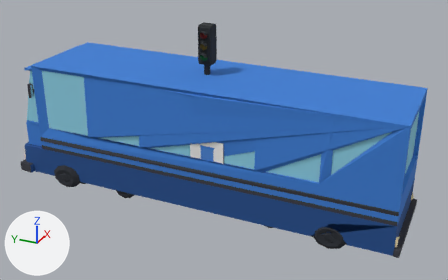
A saved change to the glTF model public/assets/quaternius/public-transport/transport.glb.
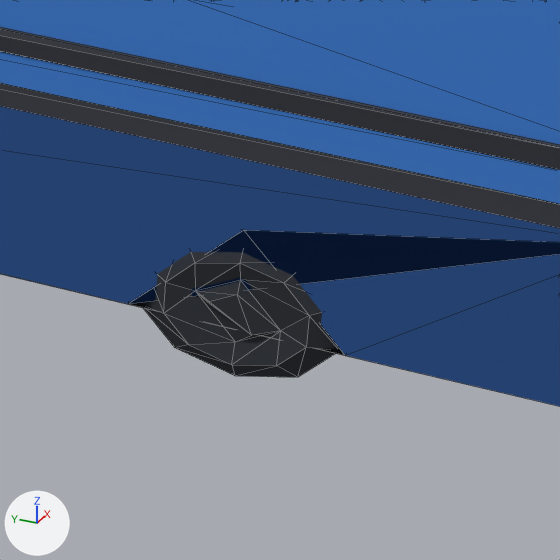
The first picture shows the older version from a 50 mm camera at (-13.17, -6.4, 8.26) aimed at (-0.07, -0.51, 1.71). The close-ups show the older and then the newer version on the part from 64% to 86% of the width and 66% to 100% of the height of that picture. Only the edits that show in the close-ups are written down. The axes (+X, +Y, +Z) are drawn at lower left. The lights are the same throughout. The close-ups show mesh edges as thin lines. Where no turn or scale is listed for an object, it has been applied to the vertices. Vertices at exactly the same position are counted once.

The first close-up shows 'Bus'.
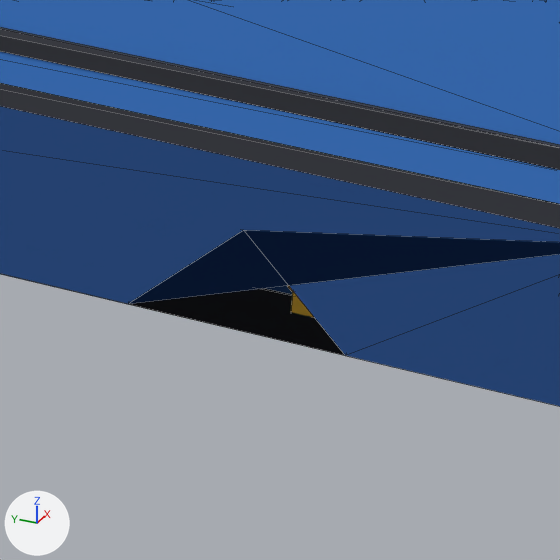
Where the newer file only moved an object's origin or applied its transform, the numbers keep the older frame.

Pixel boxes (x1, y1, x2, y2) of what changed, in the close-ups (560 x 560 px):
part 1 of me_bus, deleted: before (143, 252, 339, 377)

What changed in the scene script:
```text
Change me_bus:
    used by ob_bus; location = (0.0, 0.0, 1.68)
    remove me_bus.from_pydata(...)  # 489 vertices, 958 faces; spans x -1.34..1.34, y -5.25..5.25, z -1.68..1.68
    add me_bus.from_pydata(...)  # 270 vertices, 536 faces; spans x -1.34..1.34, y -5.25..5.25, z -1.44..1.68
    me_bus part 1: the loose piece of 54 vertices spanning x -1.25..-0.92, y -4.06..-3.26, z -1.68..-1.02 is deleted
    other edits to the shape of me_bus do not show in these pictures
```
